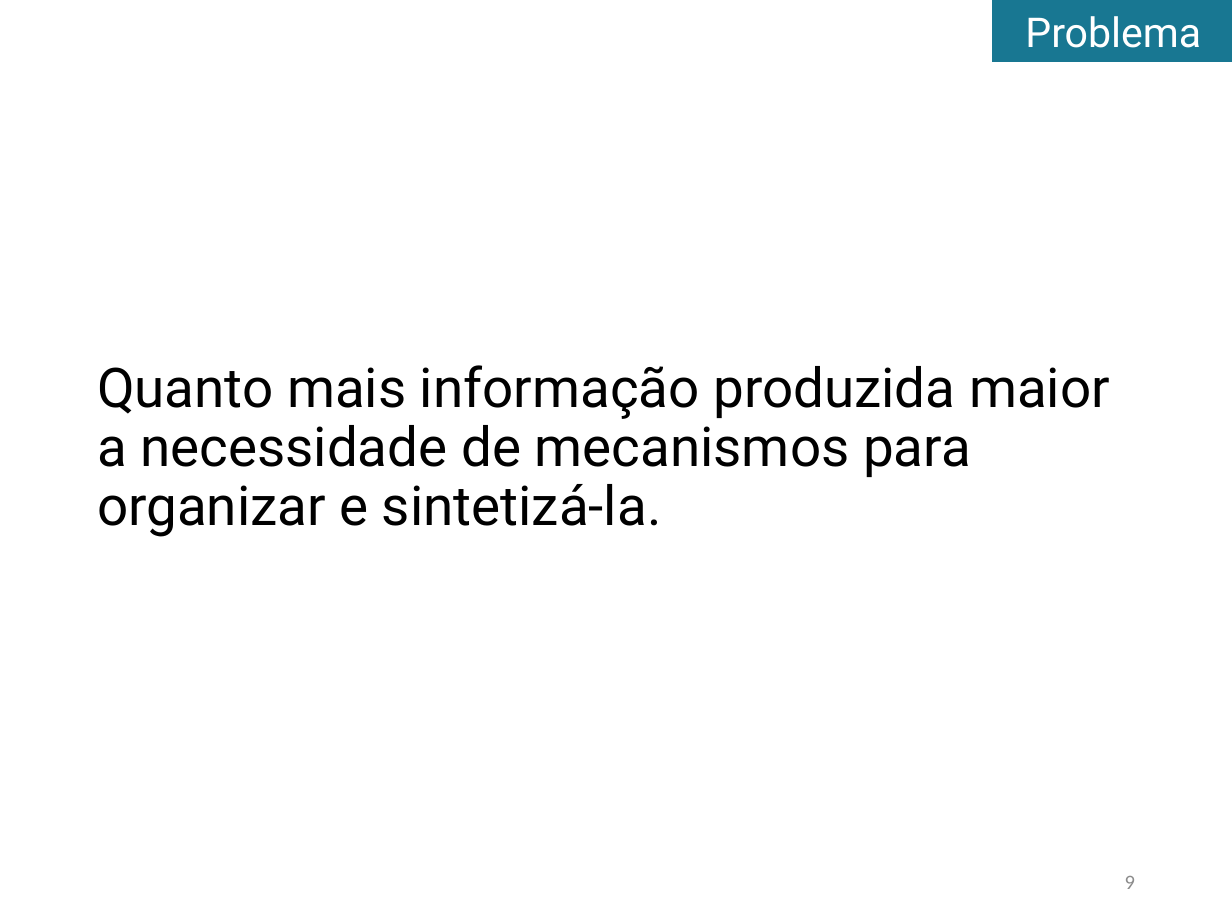
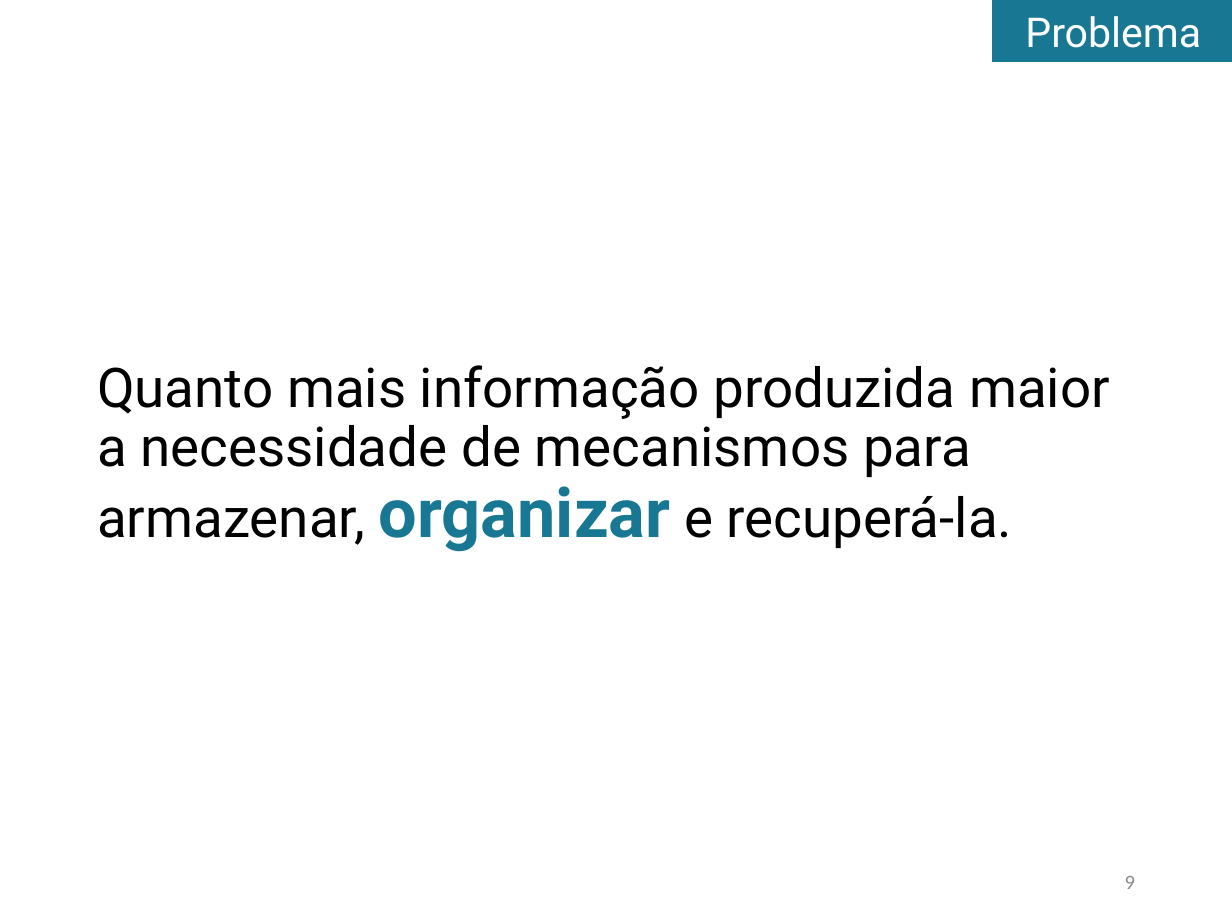
Before and after one commit to tomferreira/mac499, a slide deck: slide 9 of apresentacao/Apresentacao.pptx. Drawn at 1232x924 pixels with LibreOffice and Linux fonts; fonts in the diff are those of the drawing. Boxes give left, top, right and bottom in pixels: in the first picture for what was removed or moved away, otherwise in the second. Text is boxed around its words. In the diff, an @@ line names an element or a change of style, - is before the commit and + after.

```diff
--- a/apresentacao/Apresentacao.pptx
+++ b/apresentacao/Apresentacao.pptx
@@ text at bbox=[97, 365, 1110, 552]: text changed @@
-Quanto mais informação produzida maior a necessidade de mecanismos para organizar e sintetizá-la.
+Quanto mais informação produzida maior a necessidade de mecanismos para armazenar, organizar e recuperá-la.
```
Also in this commit, not shown: 9 other slides changed, 16 slides added, 1 slide removed.
